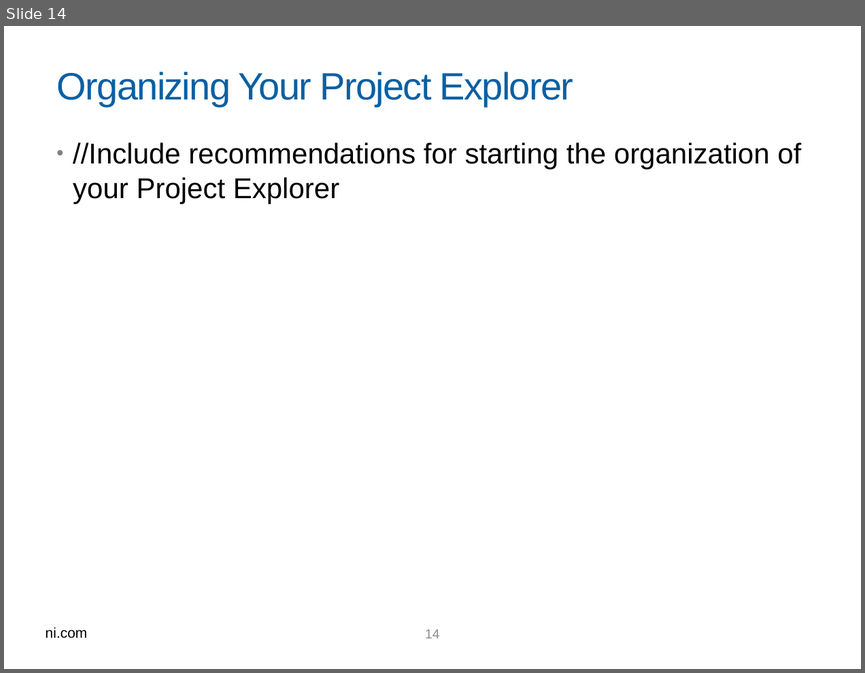
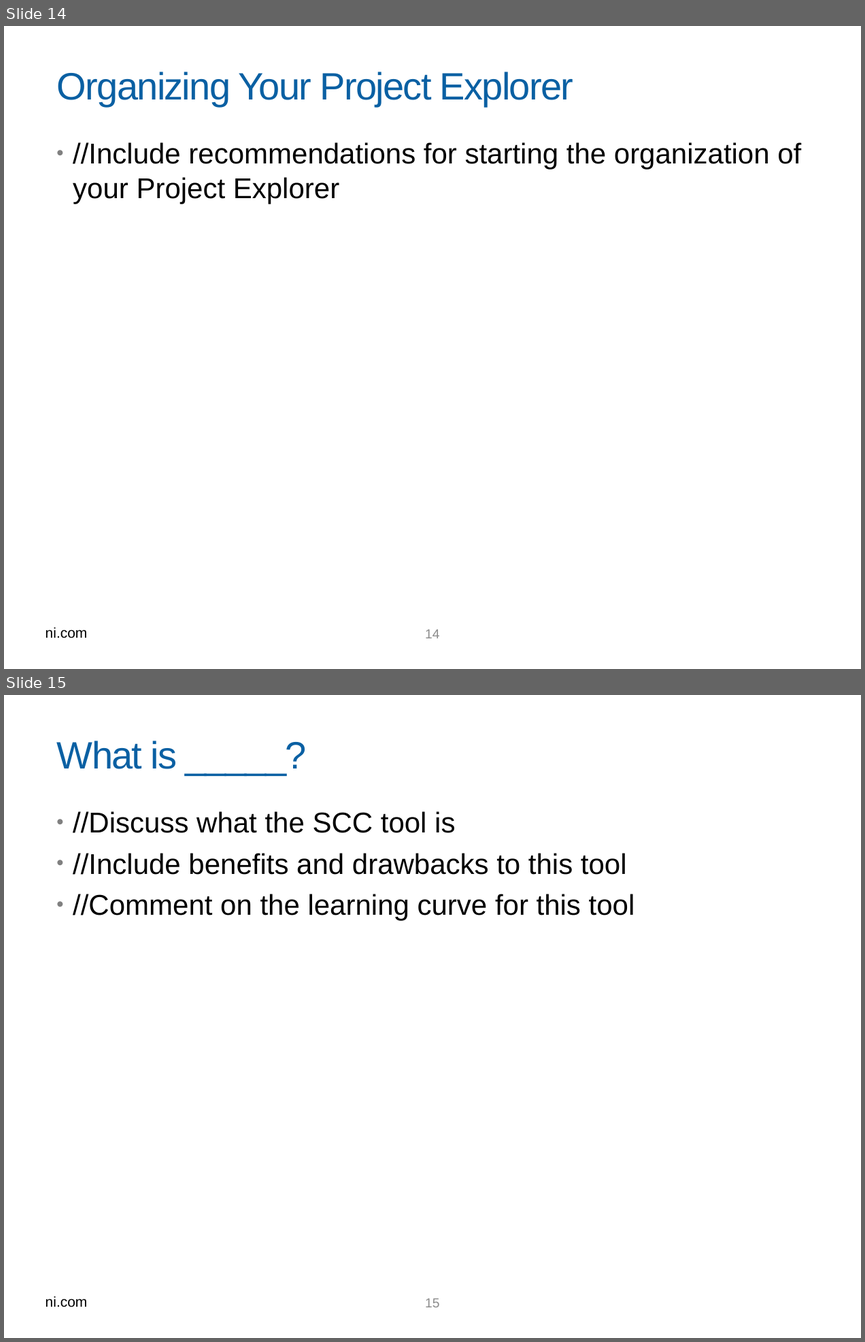
Before and after one commit to kimberlywenger/SCC, a slide deck: SCC Team Dev.pptx. Shown one above the other, each under a label of ours: slide 14 before the commit, slides 14 and 15 after it. The pictures are 865x673 and 865x1342 pixels, drawn with LibreOffice and Linux fonts; fonts in the diff are those of the drawing; background and template pictures are left out. Boxes give left, top, right and bottom in pixels: in the first picture for what was removed or moved away, otherwise in the second. Text is boxed around its words. In the diff, an @@ line names an element or a change of style, - is before the commit and + after.

```diff
--- a/SCC Team Dev.pptx
+++ b/SCC Team Dev.pptx
@@ slide 15 added at [4,695,861,1338], background picture (left out); not listed: 2 template elements that a slide beside it also shows @@
@@ title added at [57,741,177,769], 32 pt, text #0A60A3 @@
+What is _____?
@@ text added at [73,811,635,921], 24 pt, text #000000 @@
+• //Discuss what the SCC tool is
+• //Include benefits and drawbacks to this tool
+• //Comment on the learning curve for this tool
```
Also in this commit, not shown: 5 slides changed, 4 other slides added, 1 slide removed.
